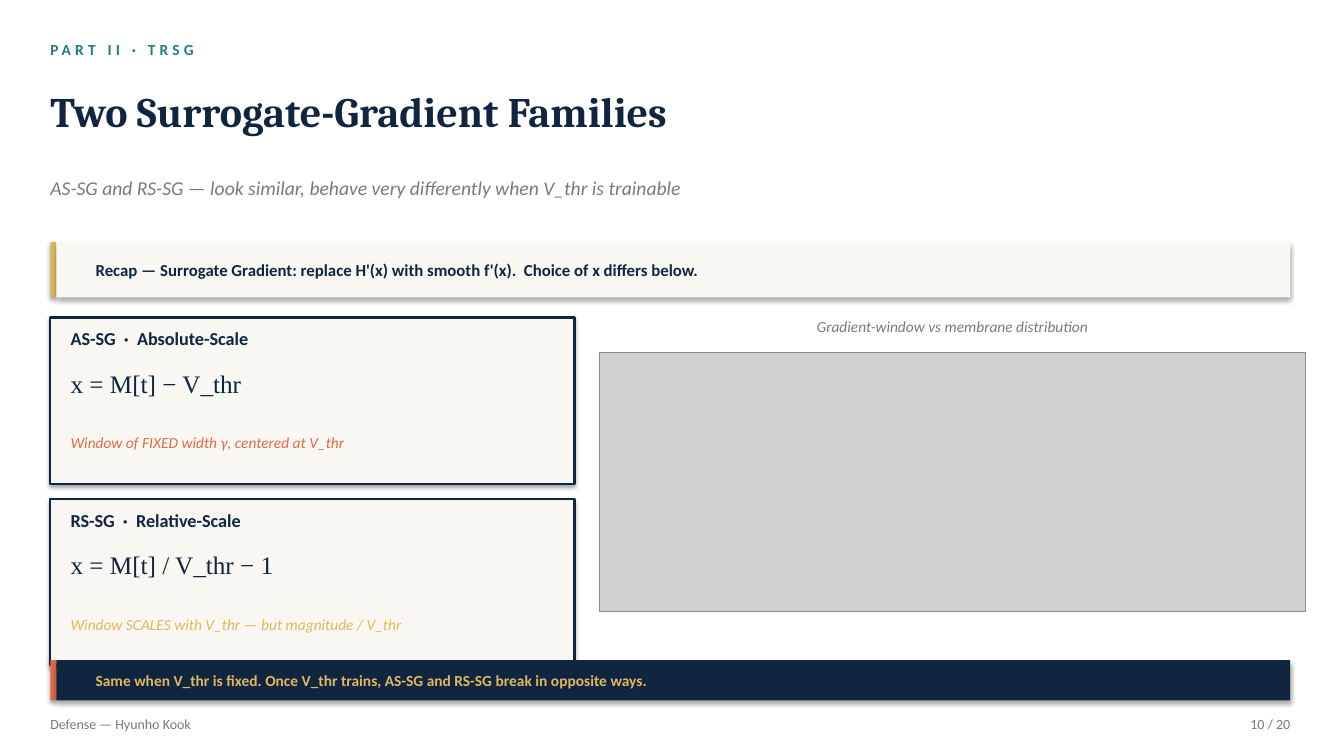
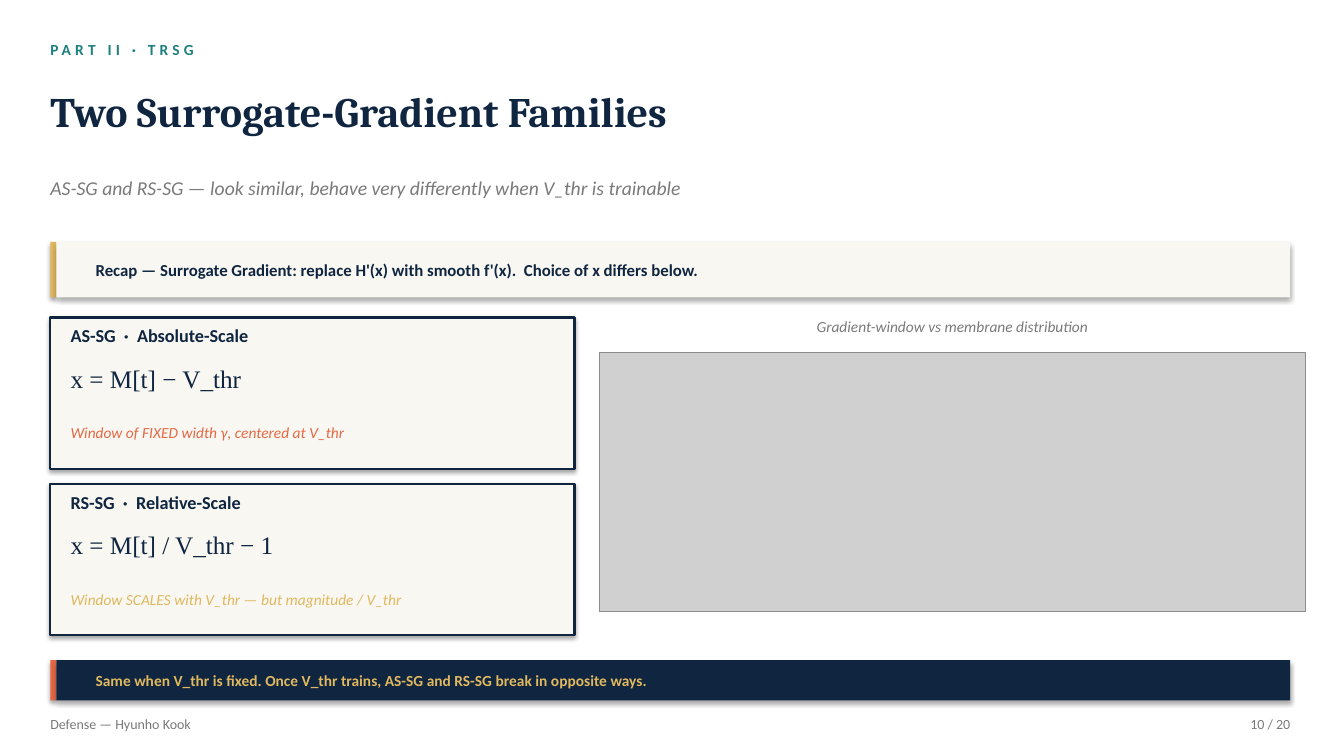
Before and after one commit to kookhh0827/POSTECH_thesis_template_latex, a slide deck: slide 10 of Hyunho_Kook_Master_Defense.pptx. Drawn at 1344x756 pixels with LibreOffice and Linux fonts; fonts in the diff are those of the drawing; grey boxes stand for pictures. Boxes give left, top, right and bottom in pixels: in the first picture for what was removed or moved away, otherwise in the second. Text is boxed around its words. In the diff, an @@ line names an element or a change of style, - is before the commit and + after.

```diff
--- a/Hyunho_Kook_Master_Defense.pptx
+++ b/Hyunho_Kook_Master_Defense.pptx
@@ rectangle: place and size @@
-rectangle at (50, 318, 575, 484)
+rectangle at (50, 318, 575, 469)
@@ text "x = M[t] − V_thr": place and size @@
-text "x = M[t] − V_thr" at (71, 375, 241, 397)
+text "x = M[t] − V_thr" at (71, 370, 241, 392)
@@ text "Window of FIXED width γ, ...": place and size @@
-text "Window of FIXED width γ, ..." at (71, 437, 344, 451)
+text "Window of FIXED width γ, ..." at (71, 427, 344, 441)
@@ rectangle: place and size @@
-rectangle at (50, 499, 575, 665)
+rectangle at (50, 484, 575, 635)
@@ text "RS-SG · Relative-Scale": place and size @@
-text "RS-SG · Relative-Scale" at (71, 514, 241, 527)
+text "RS-SG · Relative-Scale" at (71, 496, 241, 509)
@@ text "x = M[t] / V_thr ...": place and size @@
-text "x = M[t] / V_thr ..." at (71, 556, 274, 578)
+text "x = M[t] / V_thr ..." at (71, 536, 274, 558)
@@ text "Window SCALES with V_thr — ...": place and size @@
-text "Window SCALES with V_thr — ..." at (71, 619, 402, 633)
+text "Window SCALES with V_thr — ..." at (71, 594, 402, 608)
```
Also in this commit, not shown: 11 other slides changed, 2 other files.
